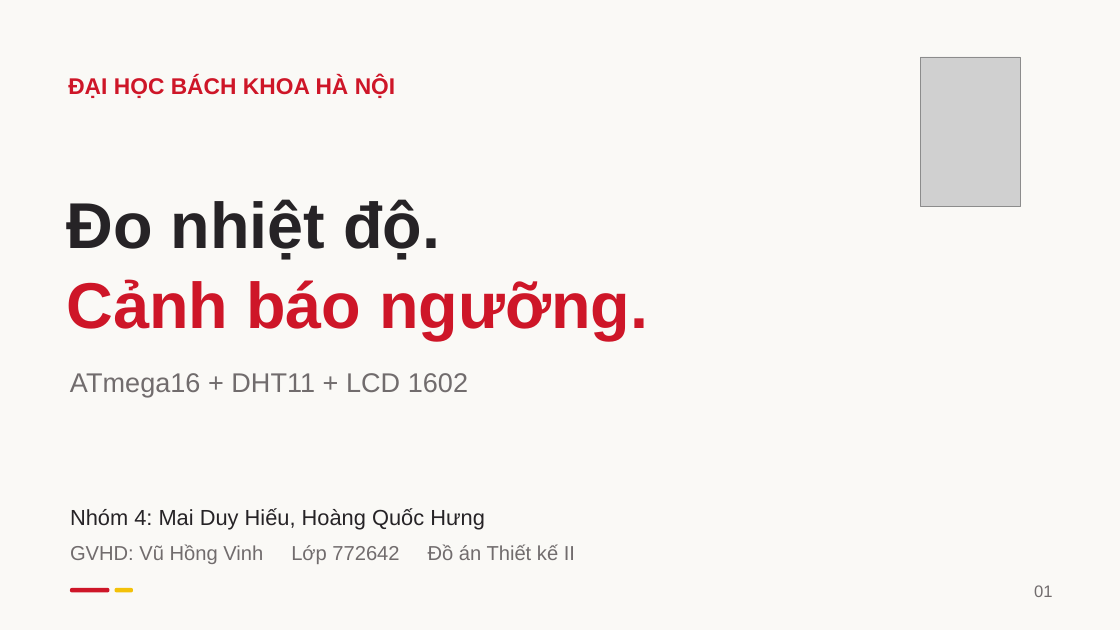
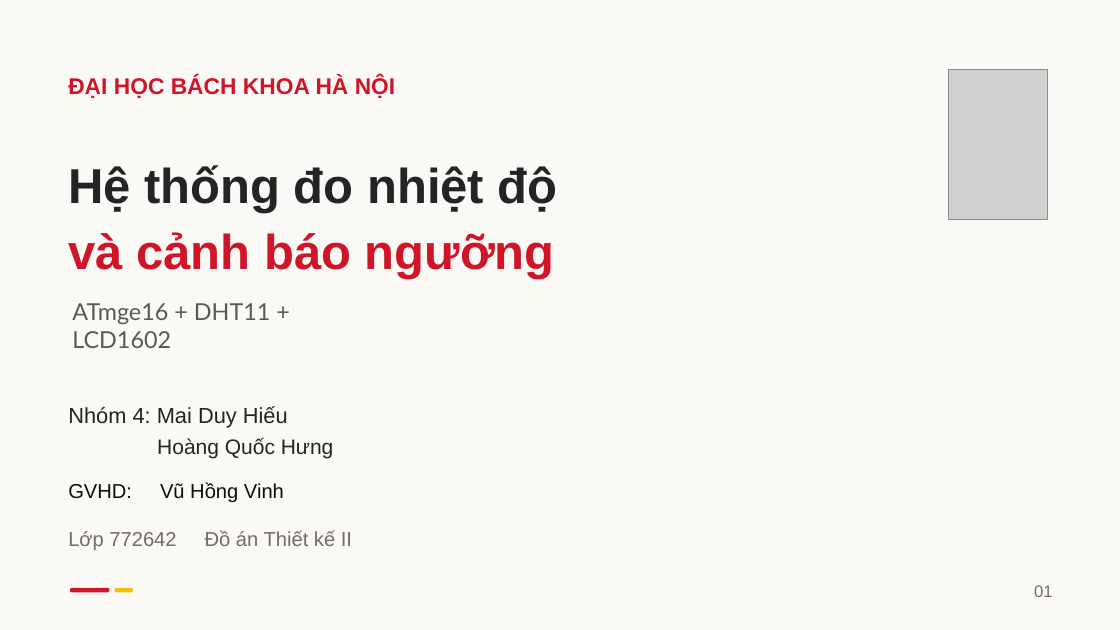
Before and after one commit to kudohieu1209/ET1-DA2, a slide deck: slide 1 of docs/report/slides/DA2_Bao_cao_HUST.pptx. Drawn at 1120x630 pixels with LibreOffice and Linux fonts; fonts in the diff are those of the drawing; grey boxes stand for pictures. Boxes give left, top, right and bottom in pixels: in the first picture for what was removed or moved away, otherwise in the second. Text is boxed around its words. In the diff, an @@ line names an element or a change of style, - is before the commit and + after.

```diff
--- a/docs/report/slides/DA2_Bao_cao_HUST.pptx
+++ b/docs/report/slides/DA2_Bao_cao_HUST.pptx
@@ picture: place and size @@
-picture at (921, 57, 1021, 207)
+picture at (949, 70, 1049, 219)
@@ text at (68, 165, 558, 213): text changed; size 55.5 to 42 pt @@
-Đo nhiệt độ.
+Hệ thống đo nhiệt độ
@@ text at (68, 232, 555, 279): text changed; size 55.5 to 42 pt @@
-Cảnh báo ngưỡng.
+và cảnh báo ngưỡng
@@ text added at (72, 303, 270, 348), 20 pt, text #595959 @@
+ATmge16 + DHT11 + LCD1602
@@ text removed at (70, 373, 468, 397) @@
-ATmega16 + DHT11 + LCD 1602
@@ text at (68, 406, 288, 428): text changed @@
-Nhóm 4: Mai Duy Hiếu, Hoàng Quốc Hưng
+Nhóm 4: Mai Duy Hiếu
@@ text added at (157, 438, 334, 459), 18 pt, text #262326 @@
+Hoàng Quốc Hưng
@@ text at (68, 482, 352, 550): text changed @@
-GVHD: Vũ Hồng Vinh Lớp 772642 Đồ án Thiết kế II
+GVHD: Vũ Hồng Vinh
+Lớp 772642 Đồ án Thiết kế II
```
Also in this commit, not shown: 8 other slides changed, 4 slides added, 7 slides removed, 7 other files.
